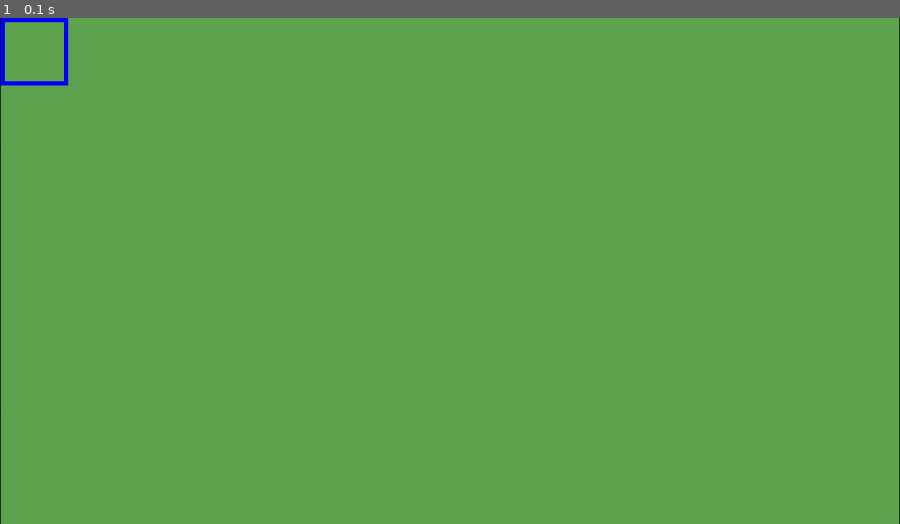
Above: before the commit, frame 1.
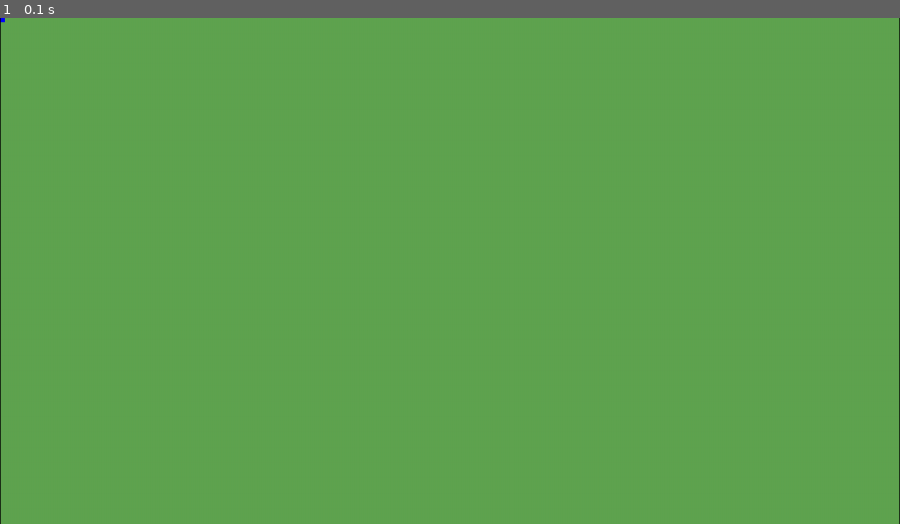
Above: after the commit, the same moment.

Repository: ddorn/flyre
Game: pygame game, started from engine/app.py
Same seed, same stepped clock (60 frames per second), same inputs: the game is played once before the commit and once after it.
Inputs:
- Up to frame 1 (0.1 s): no input

The runs differ from the first frame. In frame 1, 0.3% of the frame differs, in the area x 0-8%, y 0-14%.

Commit message:
use a smaller world

Diff:
--- a/behaviors.py
+++ b/behaviors.py
@@ -2,8 +2,8 @@
 
 import pygame
 
-from constants import DEBUG, H, W
-from engine.utils import chrange
+from constants import DEBUG, H, W, WORLD
+from engine.utils import chrange, random_in_rect
 
 
 class Cooldown:
@@ -47,8 +47,8 @@
         while True:
             if (
                 start
-                or self.enemy.pos.x + enemy.vel.x < 0
-                or self.enemy.pos.x + enemy.vel.x + enemy.size.x > W
+                or self.enemy.pos.x + enemy.vel.x < WORLD.left
+                or self.enemy.pos.x + enemy.vel.x + enemy.size.x > WORLD.right
             ):
                 start = False
                 direction *= -1
@@ -75,14 +75,18 @@
             )
             goal_draw = self.state.add(DrawnVector((0, 0), enemy.vel, "green", scale=1))
             perp_draw = self.state.add(DrawnVector((100, 100), enemy.vel, "pink"))
+
         speed = gauss(2, 0.3)
         enemy.vel.x = speed
-
         slow_frames = 0
 
         while True:
             # Go to a random start location
-            goal = pygame.Vector2(uniform(W / 4, W * 3 / 4), uniform(30, H / 4))
+            margin = 15
+            rect = WORLD.inflate(-2 * margin, -2 * margin)
+            rect.height = WORLD.height / 2 - 2 * margin
+            goal = random_in_rect(rect)
+            print(goal, WORLD)
 
             while enemy.pos.distance_to(goal) > 20:
                 direction = goal - enemy.pos
--- a/constants.py
+++ b/constants.py
@@ -1,7 +1,12 @@
 from pathlib import Path
+
+import pygame
 
 SIZE = (640, 360)
 W, H = SIZE
+
+WORLD = pygame.Rect(0, 0, W * 2 / 3, H)
+INFO_RECT = pygame.Rect(WORLD.right, 0, W - WORLD.right, H)
 
 YELLOW = (255, 224, 145)
 RED = (221, 55, 69)
--- a/engine/gfx.py
+++ b/engine/gfx.py
@@ -1,3 +1,4 @@
+from contextlib import contextmanager
 from functools import lru_cache
 
 import pygame
@@ -14,12 +15,16 @@
         self.surf = surf
         self.world_center = pygame.Vector2(0, 0)
         """World coordinates that are in the center of the screen."""
-        self.world_scale = 16
+        self.world_scale = 1
         """How many pixel is one world unit."""
         self.ui_scale = 1
 
+        self.translation = pygame.Vector2()
+        """Translate all draw/blit by this amount."""
+
     # Positions / size conversion functions
 
+    '''
     def to_ui(self, pos):
         """Convert a position in the screen to ui coordinates."""
         return pygame.Vector2(pos) / self.ui_scale
@@ -67,16 +72,17 @@
         self.surf.blit(s, r)
 
     def world_blit(self, surf, pos, size, anchor="topleft"):
-
         s = self.scale_surf(surf, vec2int(size * self.world_scale))
         r = s.get_rect(**{anchor: pos * self.world_scale})
         r.topleft -= self.world_center
         self.surf.blit(s, r)
+    '''
 
     def blit(self, surf, **anchor):
         """Blit a surface directly on the underlying surface, coordinates are in pixels."""
 
         r = surf.get_rect(**anchor)
+        r.topleft += self.translation
         self.surf.blit(surf, r)
 
     # Draw functions
@@ -87,6 +93,8 @@
 
         if anchor:
             setattr(r, anchor, (x, y))
+
+        r.topleft += self.translation
 
         pygame.draw.rect(self.surf, color, r, width)
 
@@ -115,3 +123,17 @@
 
     def scroll(self, dx, dy):
         self.surf.scroll(dx, dy)
+
+    @contextmanager
+    def focus(self, rect: pygame.Rect):
+        """Set the draw rectangle with clip, and translate all draw calls
+        so that (0, 0) is the topleft of the given rectangle.
+        """
+
+        previous_clip = self.surf.get_clip()
+        self.surf.set_clip(rect)
+        self.translation = pygame.Vector2(rect.topleft)
+        yield
+        self.surf.set_clip(previous_clip)
+        if previous_clip:
+            self.translation = pygame.Vector2(previous_clip.topleft)
--- a/engine/utils.py
+++ b/engine/utils.py
@@ -1,4 +1,5 @@
 from functools import lru_cache
+from random import uniform
 from typing import Tuple
 
 import pygame
@@ -63,3 +64,19 @@
         return start + clamp(start - goal, -max_movement, max_movement)
     else:
         return start + clamp(goal - start, -max_movement, max_movement)
+
+
+def random_in_rect(rect: pygame.Rect, x_range=(0.0, 1.0), y_range=(0.0, 1.0)):
+    """Return a random point inside a rectangle.
+
+    If x_range or y_range are given, they are interpreted as relative to the size of the rectangle.
+    For instance, a x_range of (-1, 3) would make the x range in a rectangle that is 3 times wider,
+    but still centered at the same position. (-2, 1) you expand the rectangle twice its size on the
+    left.
+    """
+    w, h = rect.size
+
+    return (
+        uniform(rect.x + w * x_range[0], rect.x + w * x_range[1]),
+        uniform(rect.y + h * y_range[0], rect.y + h * y_range[1]),
+    )
--- a/main.py
+++ b/main.py
@@ -2,13 +2,13 @@
 
 import pygame
 
-from constants import DEBUG, H, SIZE, W
-from engine import ParticleFountain, SquareParticle
+from constants import DEBUG, H, INFO_RECT, SIZE, W, WORLD, YELLOW
+from engine import GFX, ParticleFountain, SquareParticle
 from engine.app import App
 from engine.pygame_input import Axis, Button
 from engine.screen import IntegerScaleScreen
 from engine.state_machine import State
-from engine.utils import mix
+from engine.utils import mix, random_in_rect
 from objects import Enemy, Planet, Player
 
 
@@ -44,7 +44,7 @@
             ParticleFountain(
                 lambda: SquareParticle("white")
                 .builder()
-                .at((uniform(0, W), uniform(-H / 3, H)), 90)
+                .at(random_in_rect(WORLD, (0, 1), (-1 / 3, 1)), 90)
                 .velocity(0.2)
                 .living(6 * 60)
                 .sized(uniform(1, 3))
@@ -79,6 +79,17 @@
             self.BG_COLOR = bg
             super().logic()
 
+    def draw(self, gfx: "GFX"):
+        gfx.surf.set_clip(WORLD)
+        super().draw(gfx)
+
+        with gfx.focus(INFO_RECT):
+            self.draw_info(gfx)
+
+    def draw_info(self, gfx: GFX):
+        gfx.fill(self.BG_COLOR)
+        gfx.rect(0, 0, *INFO_RECT.size, YELLOW, 1)
+
 
 if __name__ == "__main__":
     App(GameState, IntegerScaleScreen(SIZE)).run()
--- a/objects.py
+++ b/objects.py
@@ -6,7 +6,7 @@
 from pygame import Vector2
 
 from behaviors import EnemyBehavior, HorizontalBehavior, StationaryMultipleShooter
-from constants import ANIMATIONS, H, RED, W, YELLOW
+from constants import ANIMATIONS, H, RED, W, WORLD, YELLOW
 from engine import (
     Animation,
     App,
@@ -20,7 +20,7 @@
 from engine.object import SpriteObject
 from engine.particles import clamp
 from engine.pygame_input import Axis
-from engine.utils import angle_towards, from_polar, vec2int
+from engine.utils import angle_towards, from_polar, random_in_rect, vec2int
 
 
 class Entity(SpriteObject):
@@ -154,13 +154,13 @@
 
         super().logic(state)
 
-        self.pos.x = clamp(self.pos.x, 0, W - self.size.x)
-        self.pos.y = clamp(self.pos.y, 0, H - self.size.y)
+        self.pos.x = clamp(self.pos.x, WORLD.left, WORLD.right - self.size.x)
+        self.pos.y = clamp(self.pos.y, WORLD.top, WORLD.bottom - self.size.y)
 
     def draw(self, gfx):
         super().draw(gfx)
         score = font(20).render(str(self.score), False, YELLOW)
-        gfx.blit(score, topleft=(10, 7))
+        gfx.blit(score, topleft=WORLD.topleft + Vector2(10, 7))
 
     def did_kill(self, enemy):
         bonus = 100
@@ -210,7 +210,7 @@
         # gfx.surf.set_at(vec2int(self.sprite_to_screen(self.GUN)), "red")
 
     def on_death(self, state):
-        state.add(Enemy((uniform(0, W), -30)))
+        state.add(Enemy((uniform(WORLD.left, WORLD.right), -30)))
 
         state.player.did_kill(self)
 
@@ -233,9 +233,9 @@
         while not done:
             trials += 1
             if y is not None:
-                pos = uniform(0, W), y
+                pos = uniform(WORLD.left, WORLD.right), y
             else:
-                pos = uniform(0, W), uniform(-H / 2, H)
+                pos = random_in_rect(WORLD, (0, 1), (-1 / 2, 1))
 
             # Any position is too close
             for p in avoid_positions:
@@ -254,12 +254,12 @@
         super().logic(state)
         self.animation.logic()
 
-        if self.pos.y > H + self.size.y:
+        if self.pos.y > WORLD.bottom + self.size.y:
 
             number = randrange(self.TOTAL_PLANETS)
             positions = [planet.pos for planet in state.get_all(Planet)]
             # planet can be none if it can't place it, so I keep the old planet alive until I can place it.
-            planet = Planet.random_planet(number, positions, -H / 2)
+            planet = Planet.random_planet(number, positions, WORLD.top - 200)
 
             if planet is not None:
                 self.alive = False
@@ -293,7 +293,7 @@
     def logic(self, state: "State"):
         super().logic(state)
 
-        screen = pygame.Rect(0, 0, W, H).inflate(32, 32)
+        screen = WORLD.inflate(32, 32)
         if not screen.collidepoint(*self.pos):
             self.alive = False
 
